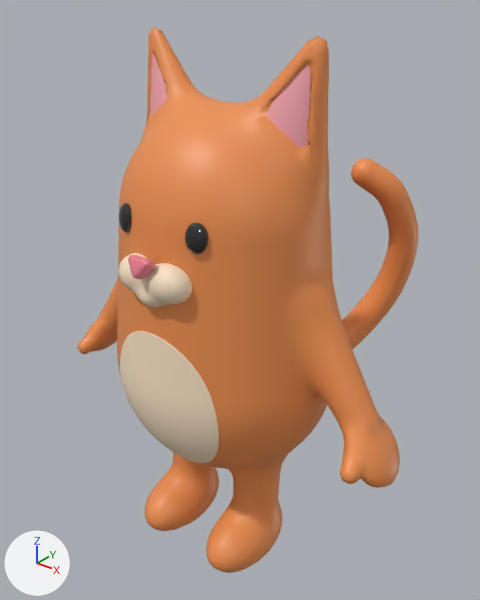
A saved change to the glTF model models/Cat.glb.
Rendered twice from a 50 mm camera at (0.804, -0.953, 1.187) aimed at (-0.036, 0.097, 0.536). Arrows for +X, +Y and +Z are at lower left; the lights stay in place. The picture after the commit comes second. Vertices at exactly the same position are counted once.

Objects in the first picture: 'Cat'.
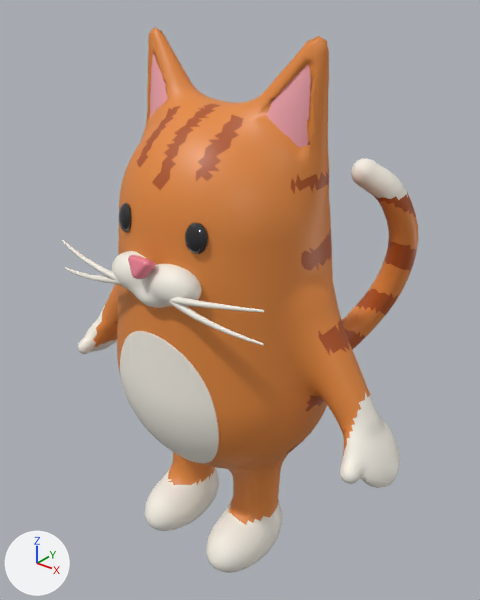
Where the change shows, as pixel boxes (x1, y1, x2, y2) in the pictures (480 x 600 px; the box of a moved part takes in the faces that stretch with it):
'Cat', recoloured, reshaped: before (77, 27, 418, 573); after (62, 27, 418, 573)
part 1 of me_skin, added: after (170, 297, 264, 312)
part 2 of me_skin, added: after (169, 301, 264, 345)
part 3 of me_skin, added: after (62, 240, 118, 281)
part 4 of me_skin, added: after (65, 267, 121, 285)
part 5 of me_skin, moved or reshaped: before (118, 253, 192, 307); after (112, 251, 202, 308)
part 6 of me_skin, recoloured: (115, 104, 417, 453) in both
part 7 of me_skin, recoloured: (77, 158, 408, 573) in both

The change, as a list of edits to the scene's bpy script:
```text
Change mat_skin:
    mat_skin.base_color: (0.863, 0.283, 0.0802) -> (0.791, 0.254, 0.0482)  # orange #ef9150 -> orange #e68a3e
Change mat_cream:
    mat_cream.base_color: (0.965, 0.776, 0.565) -> (0.939, 0.896, 0.807)  # beige #fbe4c6 -> white #f8f3e8
Add mat_white:
    mat_white = principled_material('White')
    mat_white.base_color = (0.939, 0.896, 0.807)  # white #f8f3e8
    mat_white.roughness = 0.46
Add mat_stripe:
    mat_stripe = principled_material('Stripe')
    mat_stripe.base_color = (0.451, 0.0887, 0.0116)  # orange #b3541c
    mat_stripe.roughness = 0.46
Change me_skin:
    used by ob_cat; location = (0.0, 0.0, 0.0)
    remove me_skin.from_pydata(...)  # 15786 vertices, 31539 faces; spans x -0.422..0.423, y -0.243..0.512, z 0.0..1.102
    add me_skin.from_pydata(...)  # 16002 vertices, 31923 faces; spans x -0.422..0.423, y -0.243..0.512, z 0.0..1.102
    me_skin part 1: a new loose piece of 54 vertices spanning x 0.058..0.251, y -0.227..-0.198, z 0.678..0.717, in mat_white (white #f8f3e8)
    me_skin part 2: a new loose piece of 54 vertices spanning x 0.058..0.251, y -0.227..-0.198, z 0.653..0.692, in mat_white (white #f8f3e8)
    me_skin part 3: a new loose piece of 54 vertices spanning x -0.251..-0.058, y -0.227..-0.198, z 0.678..0.717, in mat_white (white #f8f3e8)
    me_skin part 4: a new loose piece of 54 vertices spanning x -0.251..-0.058, y -0.227..-0.198, z 0.653..0.692, in mat_white (white #f8f3e8)
    me_skin part 5: 885 vertices moved from x -0.08..0.082, y -0.227..-0.156, z 0.646..0.737 to x -0.1..0.103, y -0.227..-0.156, z 0.646..0.737; 46 vertices removed from x -0.083..0.083, y -0.226..-0.175, z 0.679..0.72; 46 vertices added at x -0.104..0.104, y -0.226..-0.175, z 0.679..0.72
    me_skin part 6: 3452 faces spanning x -0.307..0.306, y -0.171..0.512, z 0.261..0.982 switch from mat_skin (orange #ef9150) to mat_stripe (orange #b3541c)
    me_skin part 7: 3288 faces spanning x -0.422..0.423, y -0.163..0.458, z 0.0..0.822 switch from mat_skin (orange #ef9150) to mat_white (white #f8f3e8)
```
